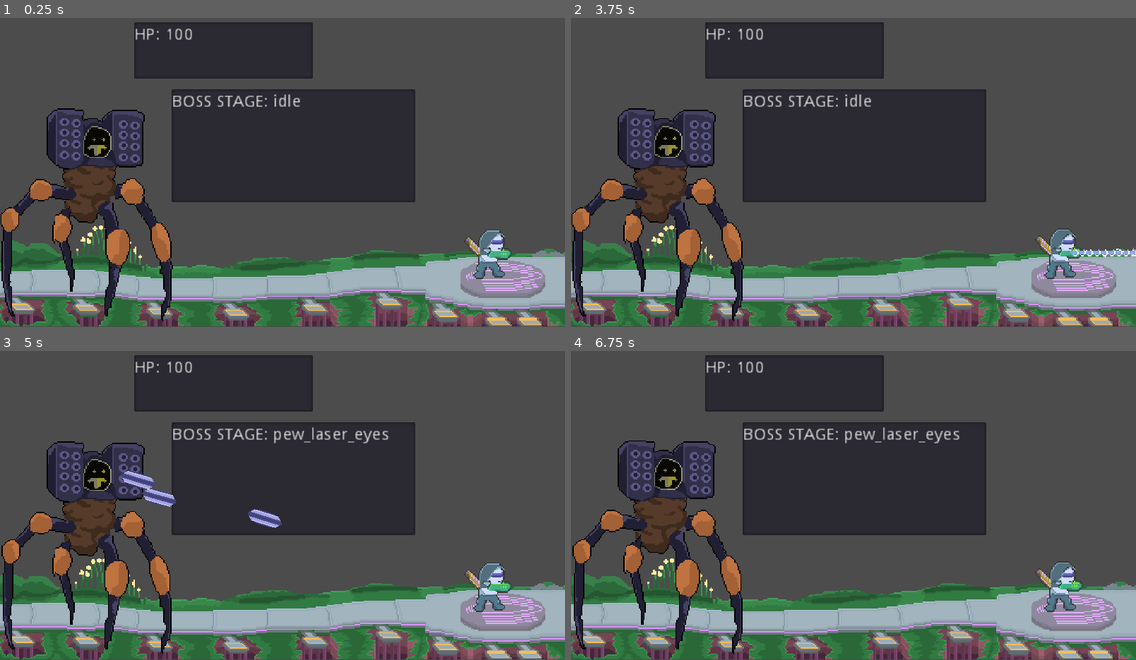
Above: before the commit, frames 1-4 (two rows, left to right).
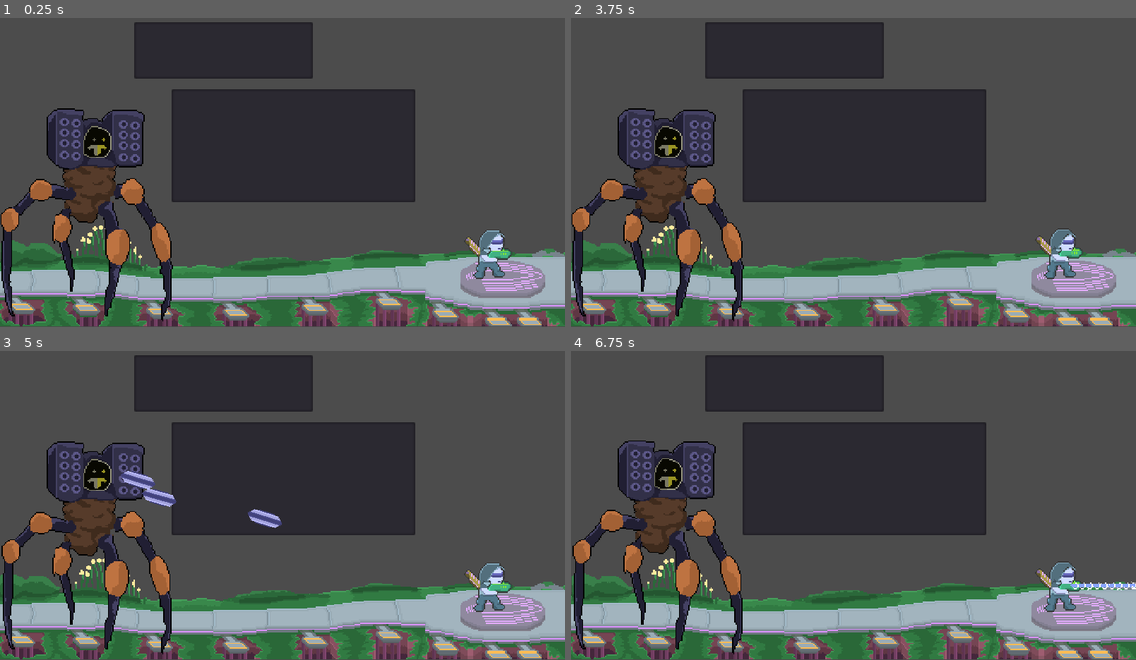
Above: after the commit, the same moments.

Repository: michaeldevlee/The-Lost-Agates-Gems
Game: Godot game, scene res://SpiderTest.tscn
The game is run twice, just before and just after one commit, with the same random seed, the same clock (stepped at 60 frames per second) and the same inputs. This scene is started directly instead of the project's main scene.
Inputs (mouse positions are in pixels of both pictures, inside the frame that each line leads up to):
- Up to frame 1 (0.25 s): no input
- Up to frame 2 (3.75 s): move the mouse to (977, 150) at 0.52 s; hold Right (player_right, bound only after the commit) 0.53-2.03 s; tap Z (player_dash, bound only after the commit) at 0.6 s; tap Space (player_jump, bound only after the commit) at 0.77, 1.52, 3.02 s; move the mouse to (740, 184) at 1.27 s; tap Keypad 6 (player_dash, bound only before the commit) at 1.35 s; move the mouse to (910, 98) at 2.02 s; hold Left (player_left, bound only after the commit) 2.03-2.78 s; tap S (player_ducking) at 2.1 s; move the mouse to (825, 231) at 2.77 s; hold Right (player_right, bound only after the commit) from 2.78 s (still down); tap X (player_shoot, bound only after the commit) at 2.85 s; move the mouse to (1023, 215) at 3.52 s; hold Keypad 4 (player_shoot, bound only before the commit) from 3.53 s (still down)
- Up to frame 3 (5 s): tap Space (player_jump, bound only after the commit) at 3.77, 4.52 s; move the mouse to (113, 452) at 4.27 s; release Right (player_right, bound only after the commit) at 4.28 s; release Keypad 4 (player_shoot, bound only before the commit) at 4.28 s; hold Left (player_left, bound only after the commit) from 4.28 s (still down); tap Z (player_dash, bound only after the commit) at 4.35 s
- Up to frame 4 (6.75 s): move the mouse to (881, 502) at 5.02 s; release Left (player_left, bound only after the commit) at 5.03 s; hold Right (player_right, bound only after the commit) 5.03-5.78 s; tap Keypad 6 (player_dash, bound only before the commit) at 5.1 s; move the mouse to (768, 422) at 5.77 s; hold Left (player_left, bound only after the commit) from 5.78 s (still down); tap S (player_ducking) at 5.85 s; tap Space (player_jump, bound only after the commit) at 6.02 s; move the mouse to (977, 483) at 6.52 s; hold X (player_shoot, bound only after the commit) from 6.53 s (still down)

The runs differ from the first frame. In frame 1, 0.5% of the frame differs, in the area x 24-54%, y 3-29%; in frame 2, 0.7%; in frame 3, 0.7%; in frame 4, 0.9%, in the area x 24-100%, y 3-78%.

Commit message:
ui change, boss hp hook up

Diff:
--- a/Boss HP.gd
+++ b/Boss HP.gd
@@ -1,17 +1,20 @@
 extends TextureProgress
 
-export (NodePath) var boss_path
-var boss
+var rock_head = preload("res://Bosses/Rock Head Boss/Rock Head Boss.tscn")
+var spider = preload("res://Bosses/Spider Boss/SpiderBoss.tscn")
 
 func _ready():
 	EventBus.connect("boss_hit", self, "update_health")
-	initialize_boss_stats()
+	EventBus.connect("boss_picked", self, "initialize_boss_stats")
 
-func initialize_boss_stats():
-	if boss_path:
-		boss = get_node(boss_path)
-		max_value = boss.hp
-		value = max_value
+func initialize_boss_stats(boss_name):
+	match boss_name:
+		"Rock Head":
+			max_value = 5000
+			value = max_value
+		"Spider":
+			max_value = 15000
+			value = max_value
 
 func update_health(dmg):
 	value -= dmg
--- a/Bosses/Rock Head Boss/Animations/Laser/Charged Laser.gd
+++ b/Bosses/Rock Head Boss/Animations/Laser/Charged Laser.gd
@@ -6,8 +6,9 @@
 var target = null
 
 func _ready():
-	look_vec = target.position - global_position
-	rotation = look_vec.angle()
+	if is_instance_valid(target):
+		look_vec = target.position - global_position
+		rotation = look_vec.angle()
 
 func _physics_process(delta):
 	move = Vector2.ZERO
--- a/Bosses/Rock Head Boss/Charging Laser.tres
+++ b/Bosses/Rock Head Boss/Charging Laser.tres
@@ -100,7 +100,7 @@
 "update": 0,
 "values": [ 1.5, 1.3 ]
 }
-tracks/8/type = "method"
+tracks/8/type = "value"
 tracks/8/path = NodePath(".")
 tracks/8/interp = 1
 tracks/8/loop_wrap = true
@@ -109,22 +109,22 @@
 tracks/8/keys = {
 "times": PoolRealArray( 0 ),
 "transitions": PoolRealArray( 1 ),
+"update": 0,
 "values": [ {
 "args": [  ],
 "method": "shoot_charging_laser"
 } ]
 }
-tracks/9/type = "value"
+tracks/9/type = "method"
 tracks/9/path = NodePath("Light2D:enabled")
 tracks/9/interp = 1
 tracks/9/loop_wrap = true
 tracks/9/imported = false
 tracks/9/enabled = true
 tracks/9/keys = {
-"times": PoolRealArray( 0 ),
-"transitions": PoolRealArray( 1 ),
-"update": 1,
-"values": [ true ]
+"times": PoolRealArray(  ),
+"transitions": PoolRealArray(  ),
+"values": [  ]
 }
 tracks/10/type = "value"
 tracks/10/path = NodePath("Light2D:position")
--- a/Bosses/Rock Head Boss/Rock Head Boss.gd
+++ b/Bosses/Rock Head Boss/Rock Head Boss.gd
@@ -29,7 +29,7 @@
 var _idle_count = 0
 var _attack_count = 0
 
-var hp = 1000
+var hp = 5000
 
 export (PackedScene) var CoreLaser
 export (PackedScene) var ChargedLaser
--- a/Bosses/Spider Boss/Attacks/EnergyBall.gd
+++ b/Bosses/Spider Boss/Attacks/EnergyBall.gd
@@ -13,7 +13,7 @@
 
 func seek():
 	var steering_force = Vector2.ZERO
-	if target:
+	if is_instance_valid(target):
 		var distance_to_target = target.global_position - global_position
 		var desired_vel = distance_to_target.normalized() * speed
 		steering_force = (desired_vel - velocity).normalized() * speed
--- a/Bosses/Spider Boss/Attacks/PewLaser.gd
+++ b/Bosses/Spider Boss/Attacks/PewLaser.gd
@@ -6,8 +6,9 @@
 var target = null
 
 func _ready():
-	look_vec = target.position - global_position
-	rotation = look_vec.angle()
+	if is_instance_valid(target):
+		look_vec = target.position - global_position
+		rotation = look_vec.angle()
 
 func _physics_process(delta):
 	move = Vector2.ZERO
--- a/Bosses/Spider Boss/Spider Boss.tscn
+++ b/Bosses/Spider Boss/Spider Boss.tscn
@@ -140,74 +140,75 @@
 [node name="Missle Fire Smoke" type="AnimatedSprite" parent="Missile Fire Smoke"]
 position = Vector2( 52, 15 )
 frames = SubResource( 23 )
-frame = 4
+frame = 3
 playing = true
 centered = false
 
 [node name="Missle Fire Smoke2" type="AnimatedSprite" parent="Missile Fire Smoke"]
 position = Vector2( 54, 37 )
 frames = SubResource( 23 )
-frame = 2
+frame = 1
 playing = true
 centered = false
 
 [node name="Missle Fire Smoke3" type="AnimatedSprite" parent="Missile Fire Smoke"]
 position = Vector2( 97, 12 )
 frames = SubResource( 23 )
-frame = 2
+frame = 1
 playing = true
 centered = false
 
 [node name="Missle Fire Smoke4" type="AnimatedSprite" parent="Missile Fire Smoke"]
 position = Vector2( 105, 20 )
 frames = SubResource( 23 )
-frame = 1
 playing = true
 centered = false
 
 [node name="Missle Fire Smoke5" type="AnimatedSprite" parent="Missile Fire Smoke"]
 position = Vector2( 97, 28 )
 frames = SubResource( 23 )
-frame = 1
 playing = true
 centered = false
 
 [node name="Missle Fire Smoke6" type="AnimatedSprite" parent="Missile Fire Smoke"]
 position = Vector2( 105, 32 )
 frames = SubResource( 23 )
+frame = 6
 playing = true
 centered = false
 
 [node name="Missle Fire Smoke7" type="AnimatedSprite" parent="Missile Fire Smoke"]
 position = Vector2( 95, 39 )
 frames = SubResource( 23 )
+frame = 6
 playing = true
 centered = false
 
 [node name="Missle Fire Smoke8" type="AnimatedSprite" parent="Missile Fire Smoke"]
 position = Vector2( 108, 42 )
 frames = SubResource( 23 )
+frame = 6
 playing = true
 centered = false
 
 [node name="Missle Fire Smoke9" type="AnimatedSprite" parent="Missile Fire Smoke"]
 position = Vector2( 59, 26 )
 frames = SubResource( 23 )
-frame = 5
+frame = 4
 playing = true
 centered = false
 
 [node name="Missle Fire Smoke10" type="AnimatedSprite" parent="Missile Fire Smoke"]
 position = Vector2( 47, 31 )
 frames = SubResource( 23 )
-frame = 5
+frame = 4
 playing = true
 centered = false
 
 [node name="Missle Fire Smoke11" type="AnimatedSprite" parent="Missile Fire Smoke"]
 position = Vector2( 62, 11 )
 frames = SubResource( 23 )
-frame = 5
+frame = 4
 playing = true
 centered = false
 
--- a/Bosses/Spider Boss/SpiderBoss.gd
+++ b/Bosses/Spider Boss/SpiderBoss.gd
@@ -130,9 +130,9 @@
 	var old_hp = hp
 	hp -= amount
 
-func update_UI():
-	get_node("../HP").text = 'HP: ' + str(hp)
-	get_node("../Mode").text = "BOSS STAGE: " + str(animation)
+#func update_UI():
+#	get_node("../HP").text = 'HP: ' + str(hp)
+#	get_node("../Mode").text = "BOSS STAGE: " + str(animation)
 
 # disable after testing
 func manipulate_boss_hp():
@@ -140,7 +140,7 @@
 		hp -= 1
 	elif Input.is_action_pressed('ui_up'):
 		hp += 1
-
-func _physics_process(delta):
-	manipulate_boss_hp()
-	update_UI()
+#
+#func _physics_process(delta):
+#	manipulate_boss_hp()
+#	update_UI()
--- a/Main.tscn
+++ b/Main.tscn
@@ -40,7 +40,6 @@
 position = Vector2( -382, 209 )
 
 [node name="Rock Head Boss" parent="." instance=ExtResource( 4 )]
-visible = false
 
 [node name="Camera2D" parent="." instance=ExtResource( 1 )]
 position = Vector2( -240, -135 )
--- a/Player HP.gd
+++ b/Player HP.gd
@@ -10,11 +10,9 @@
 func initialize_player_stats():
 	if player_path:
 		player = get_node(player_path)
-		print(player)
-#		if player is Player:
-#			max_value = player.hp
-#			value = max_value
-#			print(max_value)
+		max_value = player.hp
+		value = max_value
+		print(max_value)
 
 func update_health(dmg):
 	value -= dmg
--- a/Player.gd
+++ b/Player.gd
@@ -7,7 +7,7 @@
 var dash_multiplier = 1
 var velocity : Vector2 = Vector2()
 
-var hp = 1000
+var hp = 100
 export (PackedScene) var Bullet
 
 onready var sprite = get_node("Player Sprite")
@@ -74,6 +74,9 @@
 				bullet.player_direction = player_facing_direction
 
 func take_damage(amount):
+	if hp <= 0:
+		queue_free()
+		EventBus.emit_signal("menu_item_initiated", "Death Screen")
 	hp -= amount
 
 func initialize_player():
--- a/SpiderTest.tscn
+++ b/SpiderTest.tscn
@@ -27,9 +27,7 @@
 [node name="Foreground" parent="." instance=ExtResource( 2 )]
 position = Vector2( 0, -0.561234 )
 
-[node name="SpiderBoss" parent="." groups=[
-"boss",
-] instance=ExtResource( 3 )]
+[node name="SpiderBoss" parent="." groups=["boss"] instance=ExtResource( 3 )]
 position = Vector2( 75.5148, 173.03 )
 
 [node name="Player" parent="." instance=ExtResource( 1 )]
--- a/UI/GUI.tscn
+++ b/UI/GUI.tscn
@@ -7,11 +7,108 @@
 [ext_resource path="res://Boss HP.gd" type="Script" id=5]
 [ext_resource path="res://Player HP.gd" type="Script" id=6]
 [ext_resource path="res://UI/UI.gd" type="Script" id=7]
+[ext_resource path="res://Font/FetteTrumpDeutsch.ttf" type="DynamicFontData" id=8]
+[ext_resource path="res://UI/Tutorial Overlay.gd" type="Script" id=9]
+
+[sub_resource type="DynamicFont" id=3]
+outline_size = 1
+outline_color = Color( 0.807843, 0.290196, 1, 1 )
+font_data = ExtResource( 8 )
+
+[sub_resource type="DynamicFont" id=2]
+outline_size = 1
+outline_color = Color( 0.807843, 0.290196, 1, 1 )
+font_data = ExtResource( 8 )
+
+[sub_resource type="DynamicFont" id=1]
+outline_size = 1
+outline_color = Color( 0.807843, 0.290196, 1, 1 )
+font_data = ExtResource( 8 )
+
+[sub_resource type="Animation" id=4]
+resource_name = "Fade In"
+tracks/0/type = "value"
+tracks/0/path = NodePath(".:visible")
+tracks/0/interp = 1
+tracks/0/loop_wrap = true
+tracks/0/imported = false
+tracks/0/enabled = true
+tracks/0/keys = {
+"times": PoolRealArray( 0 ),
+"transitions": PoolRealArray( 1 ),
+"update": 1,
+"values": [ true ]
+}
+tracks/1/type = "value"
+tracks/1/path = NodePath(".:modulate")
+tracks/1/interp = 1
+tracks/1/loop_wrap = true
+tracks/1/imported = false
+tracks/1/enabled = true
+tracks/1/keys = {
+"times": PoolRealArray( 0, 0.5 ),
+"transitions": PoolRealArray( 1, 1 ),
+"update": 0,
+"values": [ Color( 1, 1, 1, 0 ), Color( 1, 1, 1, 1 ) ]
+}
+
+[sub_resource type="Animation" id=5]
+resource_name = "Fade Out"
+tracks/0/type = "value"
+tracks/0/path = NodePath(".:modulate")
+tracks/0/interp = 1
+tracks/0/loop_wrap = true
+tracks/0/imported = false
+tracks/0/enabled = true
+tracks/0/keys = {
+"times": PoolRealArray( 0, 0.5 ),
+"transitions": PoolRealArray( 1, 1 ),
+"update": 0,
+"values": [ Color( 1, 1, 1, 1 ), Color( 1, 1, 1, 0 ) ]
+}
+tracks/1/type = "value"
+tracks/1/path = NodePath(".:visible")
+tracks/1/interp = 1
+tracks/1/loop_wrap = true
+tracks/1/imported = false
+tracks/1/enabled = true
+tracks/1/keys = {
+"times": PoolRealArray( 0, 0.5 ),
+"transitions": PoolRealArray( 1, 1 ),
+"update": 1,
+"values": [ true, false ]
+}
+
+[sub_resource type="Animation" id=6]
+length = 0.001
+tracks/0/type = "value"
+tracks/0/path = NodePath(".:visible")
+tracks/0/interp = 1
+tracks/0/loop_wrap = true
+tracks/0/imported = false
+tracks/0/enabled = true
+tracks/0/keys = {
+"times": PoolRealArray( 0 ),
+"transitions": PoolRealArray( 1 ),
+"update": 0,
+"values": [ true ]
+}
+tracks/1/type = "value"
+tracks/1/path = NodePath(".:modulate")
+tracks/1/interp = 1
+tracks/1/loop_wrap = true
+tracks/1/imported = false
+tracks/1/enabled = true
+tracks/1/keys = {
+"times": PoolRealArray( 0 ),
+"transitions": PoolRealArray( 1 ),
+"update": 0,
+"values": [ Color( 1, 1, 1, 0 ) ]
+}
 
 [node name="GUI" type="CanvasLayer"]
 
-[node name="UI" type="Control" parent="."]
-visible = false
+[node name="Boss UI" type="Control" parent="."]
 margin_right = 40.0
 margin_bottom = 40.0
 script = ExtResource( 7 )
@@ -19,7 +116,7 @@
 "_edit_use_anchors_": false
 }
 
-[node name="Player HP" type="TextureProgress" parent="UI"]
+[node name="Player HP" type="TextureProgress" parent="Boss UI"]
 margin_left = 12.0
 margin_top = 16.0
 margin_right = 150.0
@@ -34,7 +131,7 @@
 }
 player_path = NodePath("../../../Player")
 
-[node name="Boss HP" type="TextureProgress" parent="UI"]
+[node name="Boss HP" type="TextureProgress" parent="Boss UI"]
 margin_left = 321.0
 margin_top = 16.0
 margin_right = 459.0
@@ -46,3 +143,114 @@
 __meta__ = {
 "_edit_use_anchors_": false
 }
+
+[node name="Tutorial Overlay" type="Control" parent="."]
+modulate = Color( 1, 1, 1, 0 )
+margin_right = 40.0
+margin_bottom = 40.0
+script = ExtResource( 9 )
+__meta__ = {
+"_edit_use_anchors_": false
+}
+
+[node name="MarginContainer" type="MarginContainer" parent="Tutorial Overlay"]
+margin_right = 480.0
+margin_bottom = 270.0
+custom_constants/margin_right = 20
+custom_constants/margin_top = 20
+custom_constants/margin_left = 10
+custom_constants/margin_bottom = 20
+__meta__ = {
+"_edit_use_anchors_": false
+}
+
+[node name="VBoxContainer" type="VBoxContainer" parent="Tutorial Overlay/MarginContainer"]
+margin_left = 10.0
+margin_top = 20.0
+margin_right = 460.0
+margin_bottom = 250.0
+
+[node name="Controls" type="Label" parent="Tutorial Overlay/MarginContainer/VBoxContainer"]
+margin_right = 450.0
+margin_bottom = 93.0
+custom_fonts/font = SubResource( 3 )
+text = "Left / Right Arrow - Move
+Spacebar - Jump
+X - Shoot
+Z - Dash"
+__meta__ = {
+"_edit_use_anchors_": false
+}
+
+[node name="ColorRect" type="ColorRect" parent="Tutorial Overlay/MarginContainer/VBoxContainer/Controls"]
+modulate = Color( 1, 1, 1, 0.521569 )
+show_behind_parent = true
+margin_left = -10.0
+margin_top = -9.0
+margin_right = 217.0
+margin_bottom = 100.0
+color = Color( 0.662745, 0.917647, 0.580392, 1 )
+__meta__ = {
+"_edit_use_anchors_": false
+}
+
+[node name="HBoxContainer" type="HBoxContainer" parent="Tutorial Overlay/MarginContainer/VBoxContainer"]
+margin_top = 97.0
+margin_right = 450.0
+margin_bottom = 230.0
+size_flags_horizontal = 3
+size_flags_vertical = 3
+alignment = 1
+
+[node name="HBoxContainer2" type="HBoxContainer" parent="Tutorial Overlay/MarginContainer/VBoxContainer/HBoxContainer"]
+margin_right = 364.0
+margin_bottom = 133.0
+size_flags_horizontal = 3
+
+[node name="Rock Head Boss" type="Label" parent="Tutorial Overlay/MarginContainer/VBoxContainer/HBoxContainer/HBoxContainer2"]
+margin_top = 56.0
+margin_right = 51.0
+margin_bottom = 77.0
+custom_fonts/font = SubResource( 2 )
+text = "Spider"
+__meta__ = {
+"_edit_use_anchors_": false
+}
+
+[node name="ColorRect2" type="ColorRect" parent="Tutorial Overlay/MarginContainer/VBoxContainer/HBoxContainer/HBoxContainer2/Rock Head Boss"]
+modulate = Color( 1, 1, 1, 0.580392 )
+show_behind_parent = true
+margin_left = -10.0
+margin_right = 66.0
+margin_bottom = 21.0
+color = Color( 0.662745, 0.917647, 0.580392, 1 )
+__meta__ = {
+"_edit_use_anchors_": false
+}
+
+[node name="Spider Boss" type="Label" parent="Tutorial Overlay/MarginContainer/VBoxContainer/HBoxContainer"]
+margin_left = 368.0
+margin_top = 56.0
+margin_right = 450.0
+margin_bottom = 77.0
+custom_fonts/font = SubResource( 1 )
+text = "Rock Head"
+__meta__ = {
+"_edit_use_anchors_": false
+}
+
+[node name="ColorRect3" type="ColorRect" parent="Tutorial Overlay/MarginContainer/VBoxContainer/HBoxContainer/Spider Boss"]
+modulate = Color( 1, 1, 1, 0.717647 )
+show_behind_parent = true
+margin_left = -4.0
+margin_right = 90.0
+margin_bottom = 21.0
+color = Color( 0.662745, 0.917647, 0.580392, 1 )
+__meta__ = {
+"_edit_use_anchors_": false
+}
+
+[node name="AnimationPlayer" type="AnimationPlayer" parent="Tutorial Overlay"]
+"anims/Fade In" = SubResource( 4 )
+"anims/Fade Out" = SubResource( 5 )
+anims/RESET = SubResource( 6 )
--- a/UI/Title Screen/Title Screen.tscn
+++ b/UI/Title Screen/Title Screen.tscn
@@ -48,7 +48,7 @@
 tracks/1/keys = {
 "times": PoolRealArray( 1 ),
 "transitions": PoolRealArray( 1 ),
-"update": 1,
+"update": 0,
 "values": [ false ]
 }
 tracks/2/type = "value"
@@ -113,7 +113,7 @@
 tracks/3/keys = {
 "times": PoolRealArray( 0 ),
 "transitions": PoolRealArray( 1 ),
-"update": 1,
+"update": 0,
 "values": [ true ]
 }
 
@@ -211,14 +211,10 @@
 texture_normal = ExtResource( 3 )
 
 [node name="Play" type="Label" parent="MarginContainer/VBoxContainer/HBoxContainer/Play Button"]
-anchor_left = 0.5
-anchor_top = 0.5
-anchor_right = 0.5
-anchor_bottom = 0.5
-margin_left = -16.5
-margin_top = -10.0
-margin_right = 16.5
-margin_bottom = 10.0
+margin_left = 15.5
+margin_top = 22.0
+margin_right = 48.5
+margin_bottom = 42.0
 custom_colors/font_color = Color( 1, 1, 1, 1 )
 custom_fonts/font = SubResource( 1 )
 text = "Play"
@@ -232,18 +228,6 @@
 margin_bottom = 214.0
 size_flags_vertical = 3
 alignment = 1
-
-[node name="Play" type="Label" parent="MarginContainer/VBoxContainer/HBoxContainer2"]
-margin_left = 199.0
-margin_top = 5.0
-margin_right = 250.0
-margin_bottom = 25.0
-custom_colors/font_color = Color( 1, 1, 1, 1 )
-custom_fonts/font = SubResource( 1 )
-text = "Credits"
-__meta__ = {
-"_edit_use_anchors_": false
-}
 
 [node name="VBoxContainer" type="VBoxContainer" parent="MarginContainer/VBoxContainer"]
 margin_top = 218.0
--- /dev/null
+++ b/UI/Tutorial Overlay.gd
@@ -0,0 +1,13 @@
+extends Control
+
+onready var anim_player = get_node("AnimationPlayer")
+
+func _ready():
+	EventBus.connect("tutorial_area_started", self, "show_tutorial")
+	EventBus.connect("boss_picked", self, "hide_tutorial")
+
+func show_tutorial():
+	anim_player.play("Fade In")
+
+func hide_tutorial(boss_name):
+	anim_player.play("Fade Out")
--- a/project.godot
+++ b/project.godot
@@ -67,27 +67,27 @@
 
 player_left={
 "deadzone": 0.5,
-"events": [ Object(InputEventKey,"resource_local_to_scene":false,"resource_name":"","device":0,"alt":false,"shift":false,"control":false,"meta":false,"command":false,"pressed":false,"scancode":65,"physical_scancode":0,"unicode":0,"echo":false,"script":null)
+"events": [ Object(InputEventKey,"resource_local_to_scene":false,"resource_name":"","device":0,"alt":false,"shift":false,"control":false,"meta":false,"command":false,"pressed":false,"scancode":16777231,"physical_scancode":0,"unicode":0,"echo":false,"script":null)
  ]
 }
 player_right={
 "deadzone": 0.5,
-"events": [ Object(InputEventKey,"resource_local_to_scene":false,"resource_name":"","device":0,"alt":false,"shift":false,"control":false,"meta":false,"command":false,"pressed":false,"scancode":68,"physical_scancode":0,"unicode":0,"echo":false,"script":null)
+"events": [ Object(InputEventKey,"resource_local_to_scene":false,"resource_name":"","device":0,"alt":false,"shift":false,"control":false,"meta":false,"command":false,"pressed":false,"scancode":16777233,"physical_scancode":0,"unicode":0,"echo":false,"script":null)
  ]
 }
 player_jump={
 "deadzone": 0.5,
-"events": [ Object(InputEventKey,"resource_local_to_scene":false,"resource_name":"","device":0,"alt":false,"shift":false,"control":false,"meta":false,"command":false,"pressed":false,"scancode":16777350,"physical_scancode":0,"unicode":0,"echo":false,"script":null)
+"events": [ Object(InputEventKey,"resource_local_to_scene":false,"resource_name":"","device":0,"alt":false,"shift":false,"control":false,"meta":false,"command":false,"pressed":false,"scancode":32,"physical_scancode":0,"unicode":0,"echo":false,"script":null)
  ]
 }
 player_shoot={
 "deadzone": 0.5,
-"events": [ Object(InputEventKey,"resource_local_to_scene":false,"resource_name":"","device":0,"alt":false,"shift":false,"control":false,"meta":false,"command":false,"pressed":false,"scancode":16777354,"physical_scancode":0,"unicode":0,"echo":false,"script":null)
+"events": [ Object(InputEventKey,"resource_local_to_scene":false,"resource_name":"","device":0,"alt":false,"shift":false,"control":false,"meta":false,"command":false,"pressed":false,"scancode":88,"physical_scancode":0,"unicode":0,"echo":false,"script":null)
  ]
 }
 player_dash={
 "deadzone": 0.5,
-"events": [ Object(InputEventKey,"resource_local_to_scene":false,"resource_name":"","device":0,"alt":false,"shift":false,"control":false,"meta":false,"command":false,"pressed":false,"scancode":16777356,"physical_scancode":0,"unicode":0,"echo":false,"script":null)
+"events": [ Object(InputEventKey,"resource_local_to_scene":false,"resource_name":"","device":0,"alt":false,"shift":false,"control":false,"meta":false,"command":false,"pressed":false,"scancode":90,"physical_scancode":0,"unicode":0,"echo":false,"script":null)
  ]
 }
 player_ducking={
Not shown: 1 places in UI/GUI.tscn that only renumber resources
